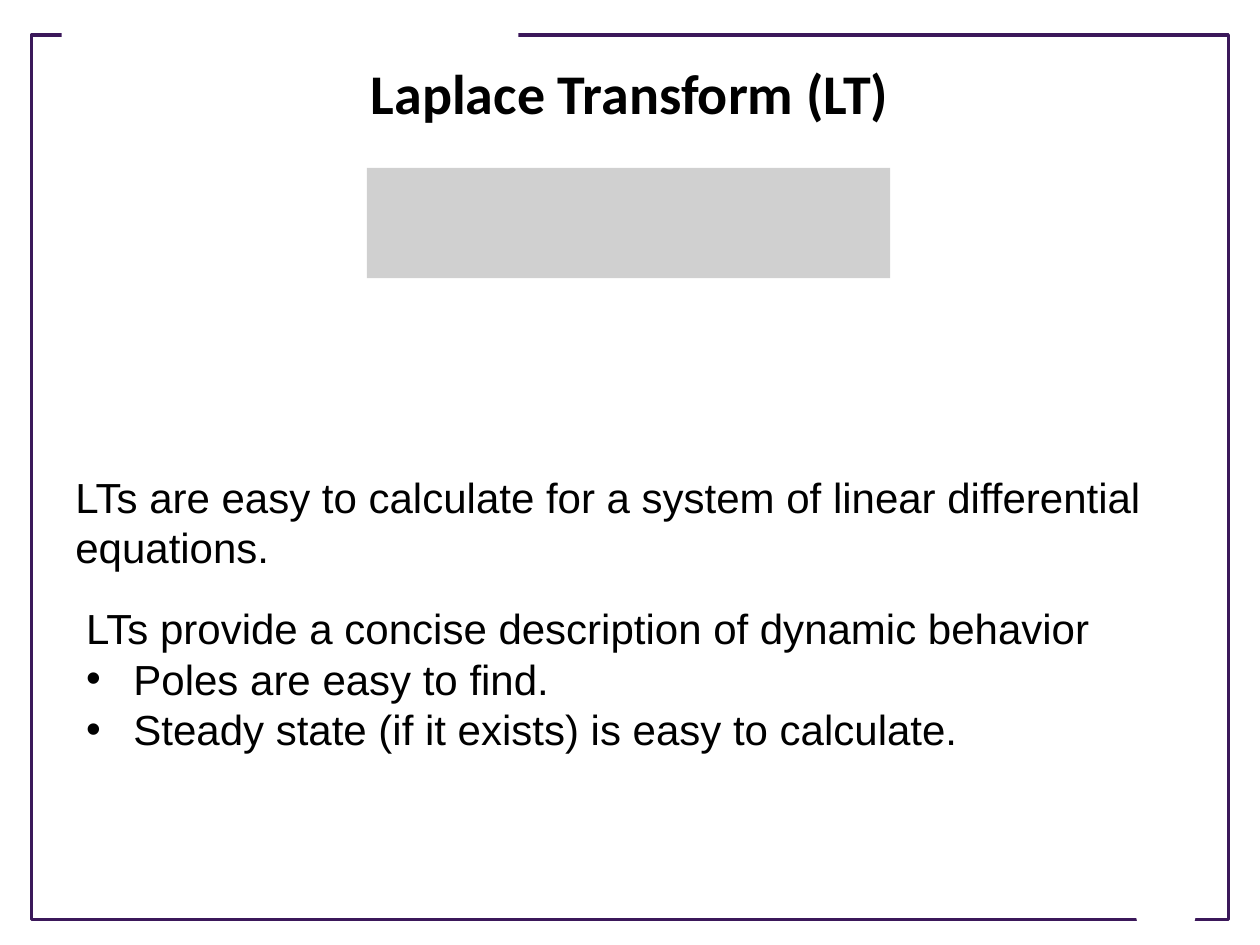
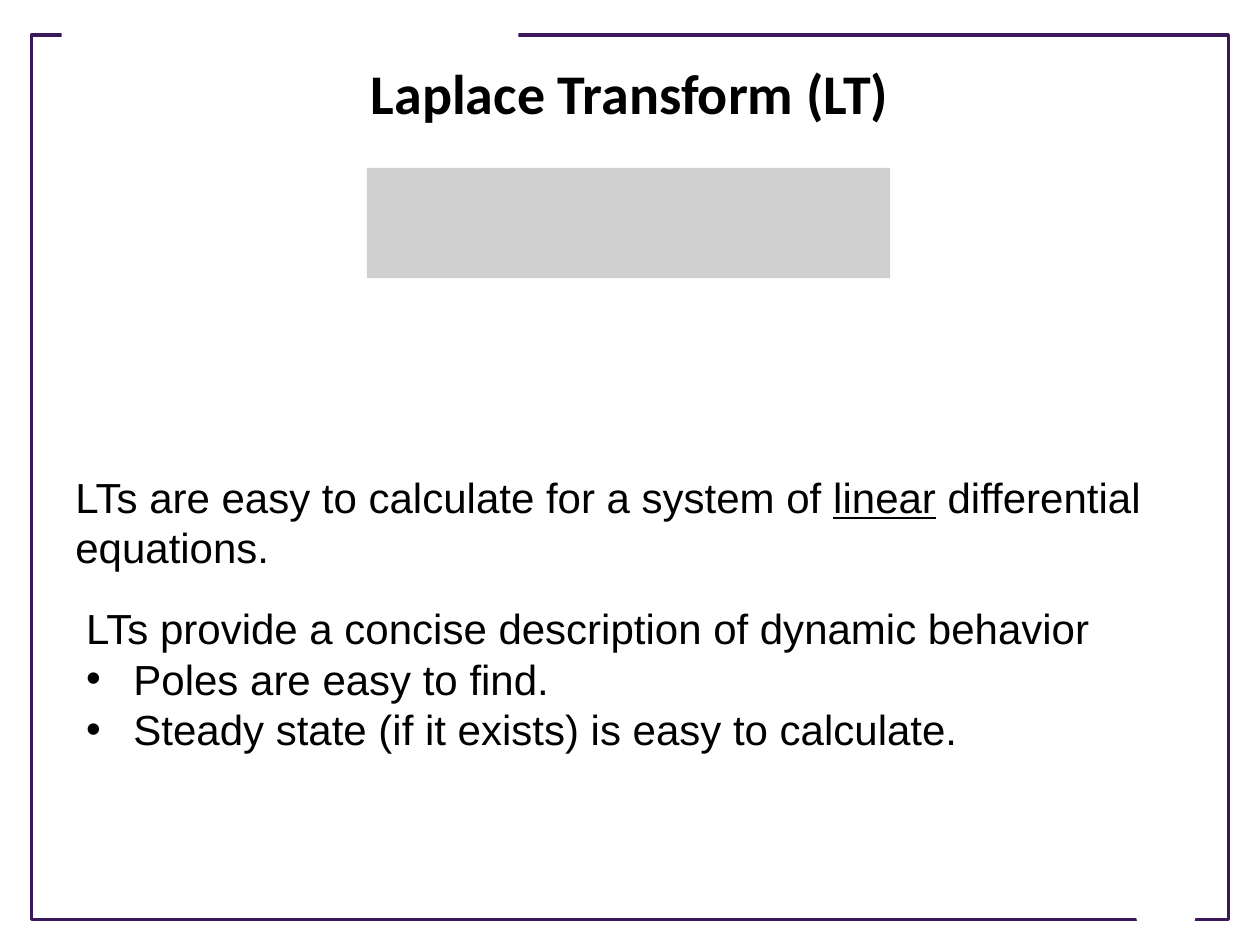
Before and after one commit to joseph-hellerstein/advanced-controls-lectures, a slide deck: slide 11 of short_class_lectures/Lecture_4-LTI_Systems/linear_time_invariant_systems.pptx (slide 10 before the commit). Drawn at 1260x945 pixels with LibreOffice and Linux fonts; fonts in the diff are those of the drawing; grey boxes stand for pictures; background and template pictures are left out. Boxes give left, top, right and bottom in pixels: in the first picture for what was removed or moved away, otherwise in the second. Text is boxed around its words. In the diff, an @@ line names an element or a change of style, - is before the commit and + after.

```diff
--- a/short_class_lectures/Lecture_4-LTI_Systems/linear_time_invariant_systems.pptx
+++ b/short_class_lectures/Lecture_4-LTI_Systems/linear_time_invariant_systems.pptx
@@ text "LTs are easy to calculate ..." at (75,482,1141,572): underline on in "linear" @@
```
Also in this commit, not shown: 2 other slides changed, 1 slide added, 6 slides removed, 6 other files.
